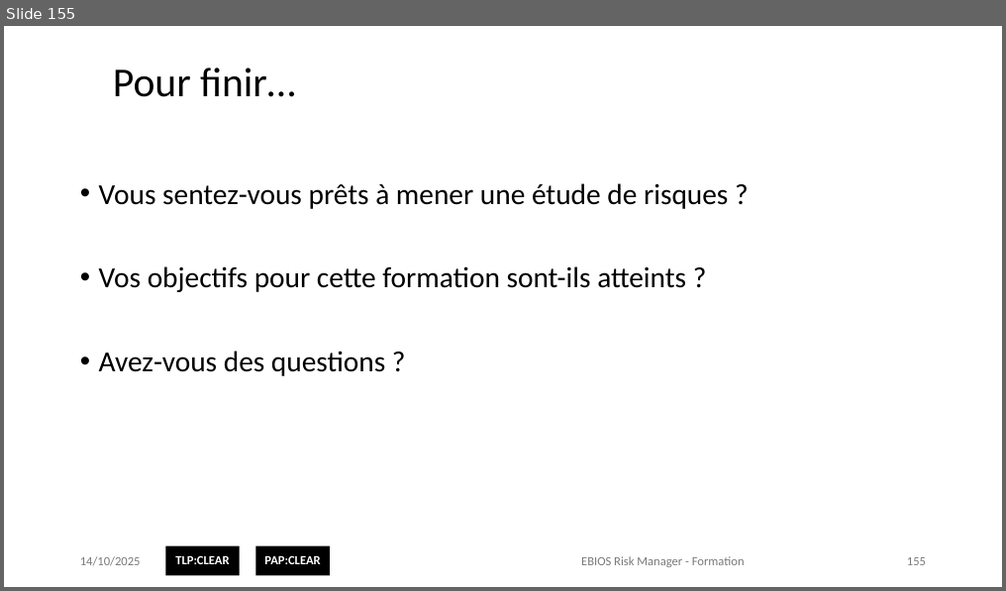
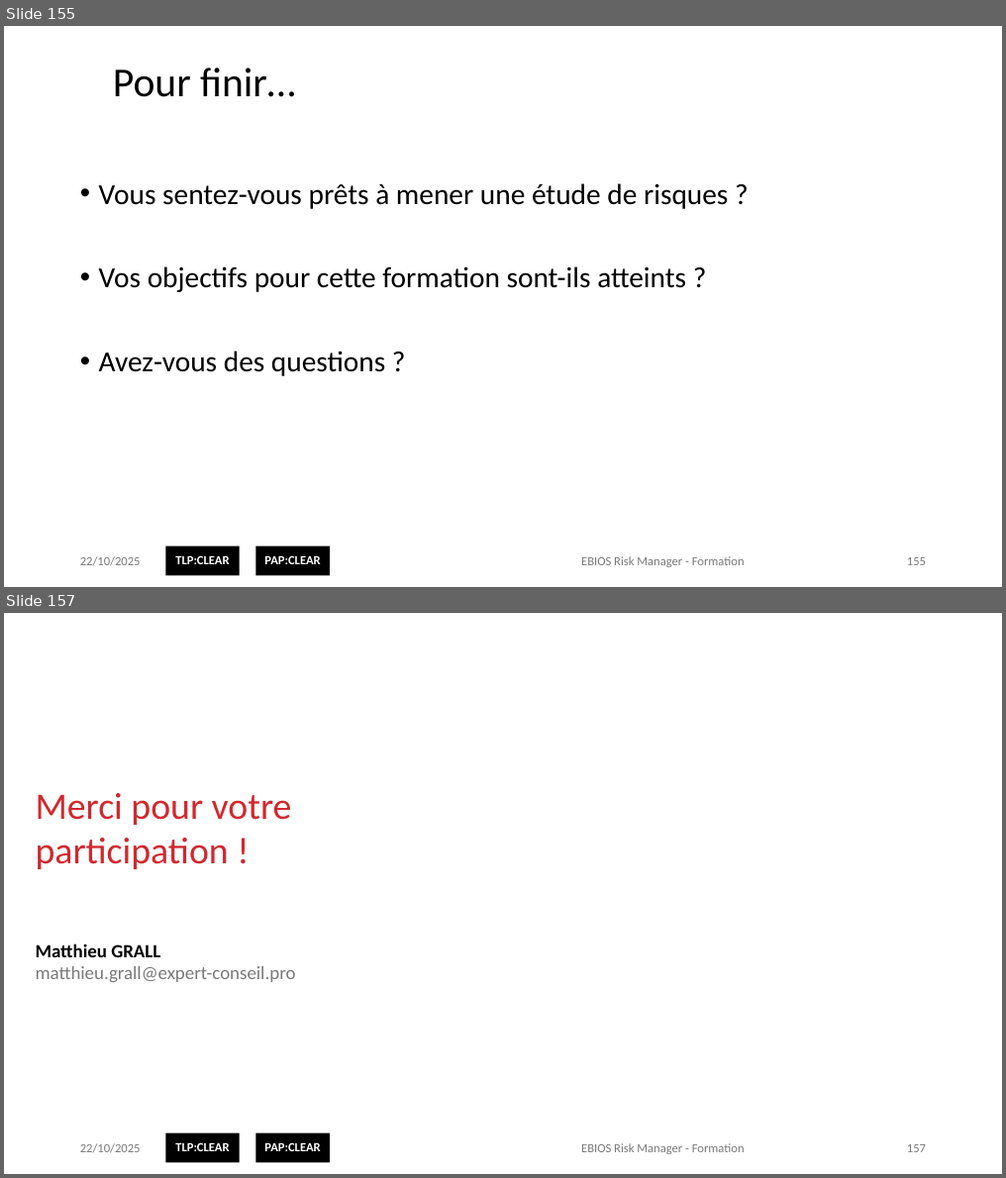
Before and after one commit to matthieu-grall/ebios_formation, a slide deck: EBIOS Risk Manager - Formation - Présentation.pptx. Shown one above the other, each under a label of ours: slide 155 before the commit, slides 155 and 157 after it; the slides between them are not shown. The pictures are 1006x591 and 1006x1178 pixels, drawn with LibreOffice and Linux fonts; fonts in the diff are those of the drawing; background and template pictures are left out. Boxes give left, top, right and bottom in pixels: in the first picture for what was removed or moved away, otherwise in the second. Text is boxed around its words. In the diff, an @@ line names an element or a change of style, - is before the commit and + after.

```diff
--- a/EBIOS Risk Manager - Formation - Présentation.pptx
+++ b/EBIOS Risk Manager - Formation - Présentation.pptx
@@ slide 157 added at box(4, 613, 1002, 1174), background picture (left out); not listed: 2 template elements that a slide beside it also shows @@
@@ text added at box(36, 793, 296, 982), 18 pt, text #7A7A7A @@
+Merci pour votre participation !
+Matthieu GRALL
+matthieu.grall@expert-conseil.pro
@@ text added at box(80, 1144, 141, 1154), 12 pt, text #7A7A7A @@
+22/10/2025
@@ text added at box(581, 1144, 745, 1155), 12 pt, text #7A7A7A @@
+EBIOS Risk Manager - Formation
@@ page number added at box(907, 1145, 926, 1153), 12 pt, text #7A7A7A @@
+157
@@ slide 155 changed as well @@
@@ text at box(80, 557, 141, 567): text changed @@
-14/10/2025
+22/10/2025
```
Also in this commit, not shown: 157 other slides changed, 1 slide removed, 5 other files.
